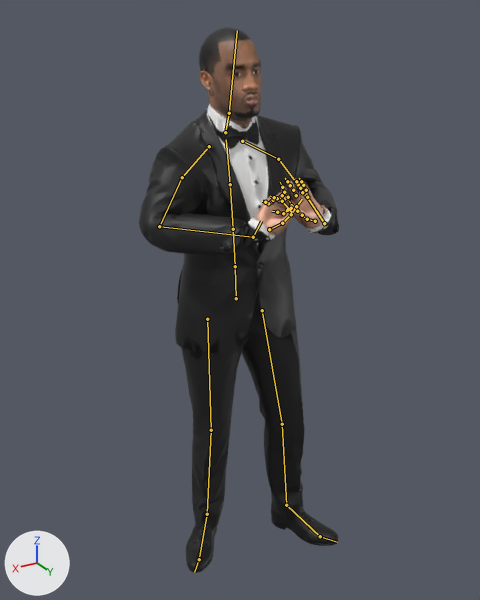
Renders of the glTF model Projects/StrongestInHistoryVsToday/res/Models/Characters/PlayerSword/sih_player_sword.gltf from each side of a commit.
Both versions are drawn from a 50 mm lens placed at (1.03, 1.738, 1.855), pointed at (0.003, 0.027, 1.0). Arrows for +X, +Y and +Z are at lower left; the lights stay in place. The older version comes first. Both versions are drawn at frame 72 of the action 'Cast_Great_Orb'; the numbers are the values there. The bones that change, and the others that lie on the model, are drawn over the model as lines.

Names of what the first picture shows: 'sih_player_sword', 'sih_player_sword_head'.
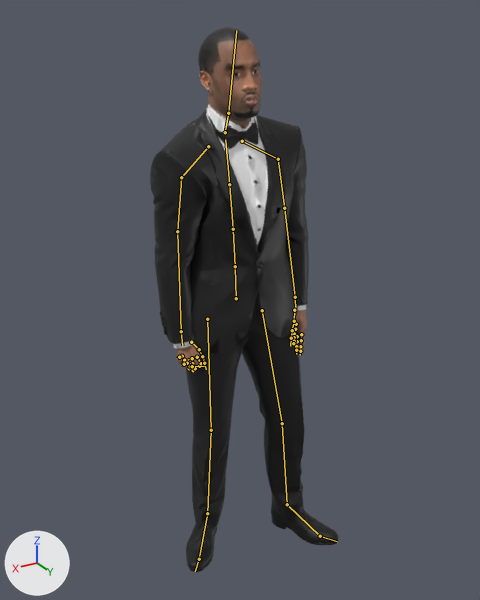
Boxes [x1, y1, x2, y2] around the edits, measured in the pictures (480 x 600 px):
'sih_player_sword', posed: before [139, 114, 339, 573]; after [150, 114, 338, 572]
'sih_player_sword_head', posed: before [199, 27, 262, 139]; after [198, 27, 261, 138]
bone 'UpperArm_L', root to tip: before (278, 159) to (306, 195); after (278, 159) to (284, 208)
bone 'LowerArm_L', root to tip: before (306, 195) to (324, 223); after (284, 208) to (295, 297)
bone 'Hand_L', root to tip: before (324, 223) to (316, 211); after (295, 297) to (295, 310)
bone 'UpperArm_R', root to tip: before (182, 177) to (159, 226); after (181, 177) to (177, 231)
bone 'LowerArm_R', root to tip: before (159, 226) to (253, 237); after (177, 231) to (181, 331)
bone 'Hand_R', root to tip: before (253, 237) to (261, 221); after (181, 331) to (182, 345)

The edits, one by one:
Bone 'UpperArm_L' (bone_upperarm_l) turns from (-12, 19, -6) to (19, 18, 12) degrees about its own x, y and z.
Bone 'LowerArm_L' (bone_lowerarm_l) turns from (-18, 16, 85) to (-5, 0, -11) degrees about its own x, y and z.
Bone 'Hand_L' (bone_hand_l) turns from (24, 112, 106) to (-2, -32, 8) degrees about its own x, y and z.
Bone 'UpperArm_R' (bone_upperarm_r) turns from (-24, -28, 6) to (11, -29, -8) degrees about its own x, y and z.
Bone 'LowerArm_R' (bone_lowerarm_r) turns from (-24, -20, -81) to (-5, -1, 4) degrees about its own x, y and z.
Bone 'Hand_R' (bone_hand_r) turns from (-138, -63, 62) to (-1, 19, -5) degrees about its own x, y and z.
